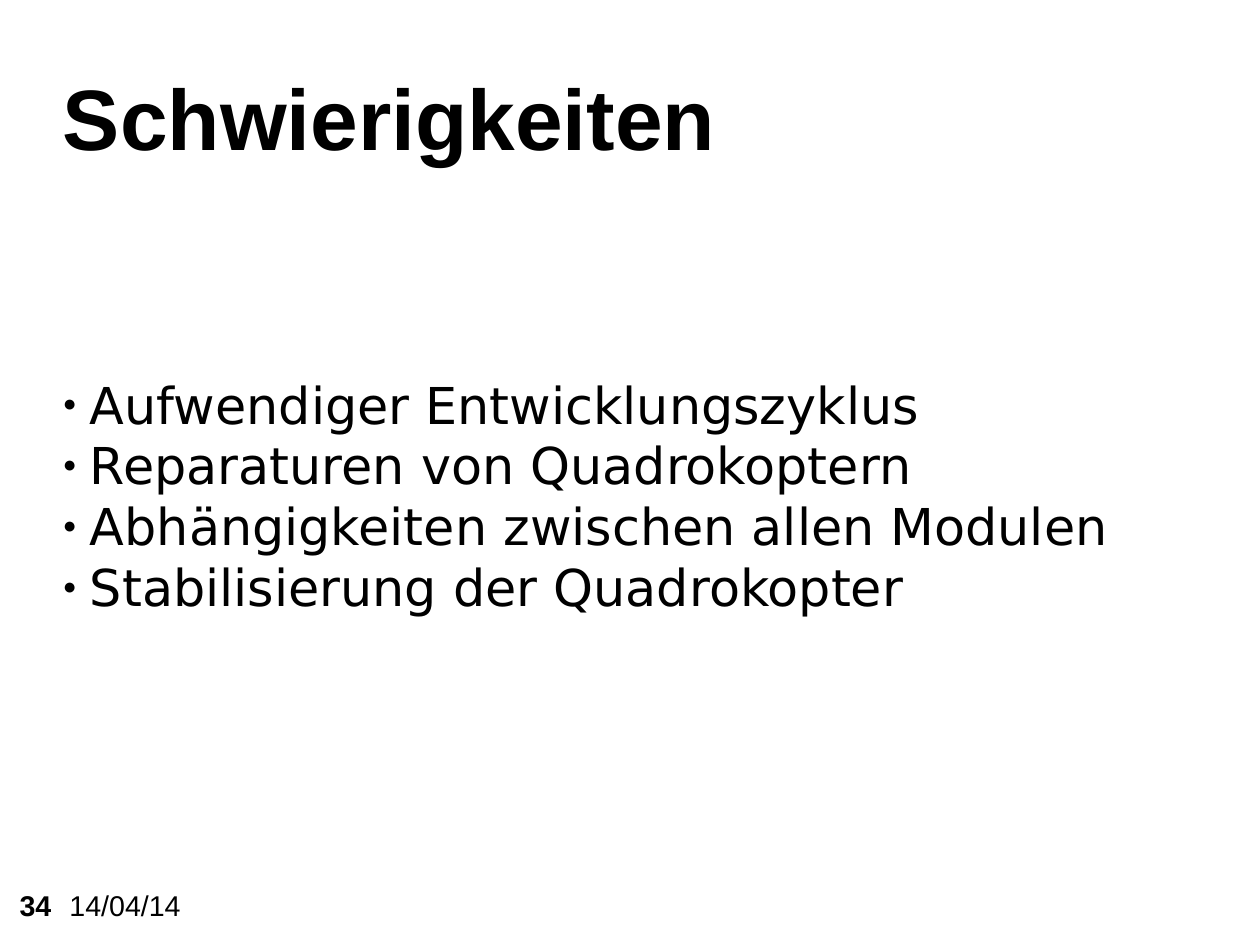
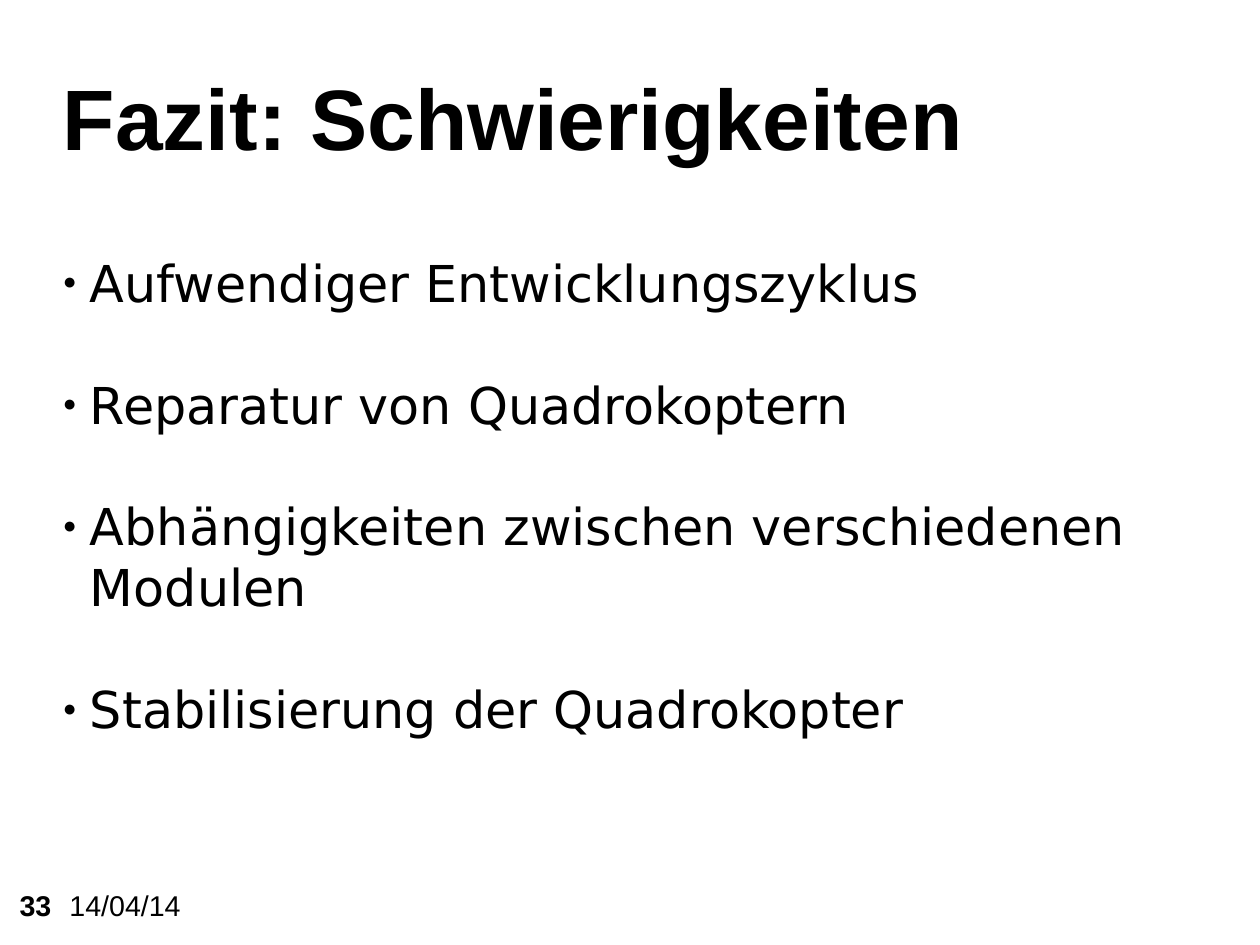
Before and after one commit to KITrokopter/Presentation, a slide deck: slide 33 of PresentationInTotal v0.1.odp (slide 34 before the commit). Drawn at 1260x945 pixels with LibreOffice and Linux fonts; fonts in the diff are those of the drawing; background and template pictures are left out. Boxes give left, top, right and bottom in pixels: in the first picture for what was removed or moved away, otherwise in the second. Text is boxed around its words. In the diff, an @@ line names an element or a change of style, - is before the commit and + after.

```diff
--- a/PresentationInTotal v0.1.odp
+++ b/PresentationInTotal v0.1.odp
@@ title at (63, 88, 962, 166): text changed @@
-Schwierigkeiten
+Fazit: Schwierigkeiten
@@ subtitle at (90, 385, 1125, 607): text changed @@
-● Reparaturen von Quadrokoptern
-● Abhängigkeiten zwischen allen Modulen
+● Reparatur von Quadrokoptern
+● Abhängigkeiten zwischen verschiedenen Modulen
@@ page number at (20, 896, 52, 917): text changed @@
-34
+33
```
Also in this commit, not shown: 4 other slides changed, 1 slide removed.
